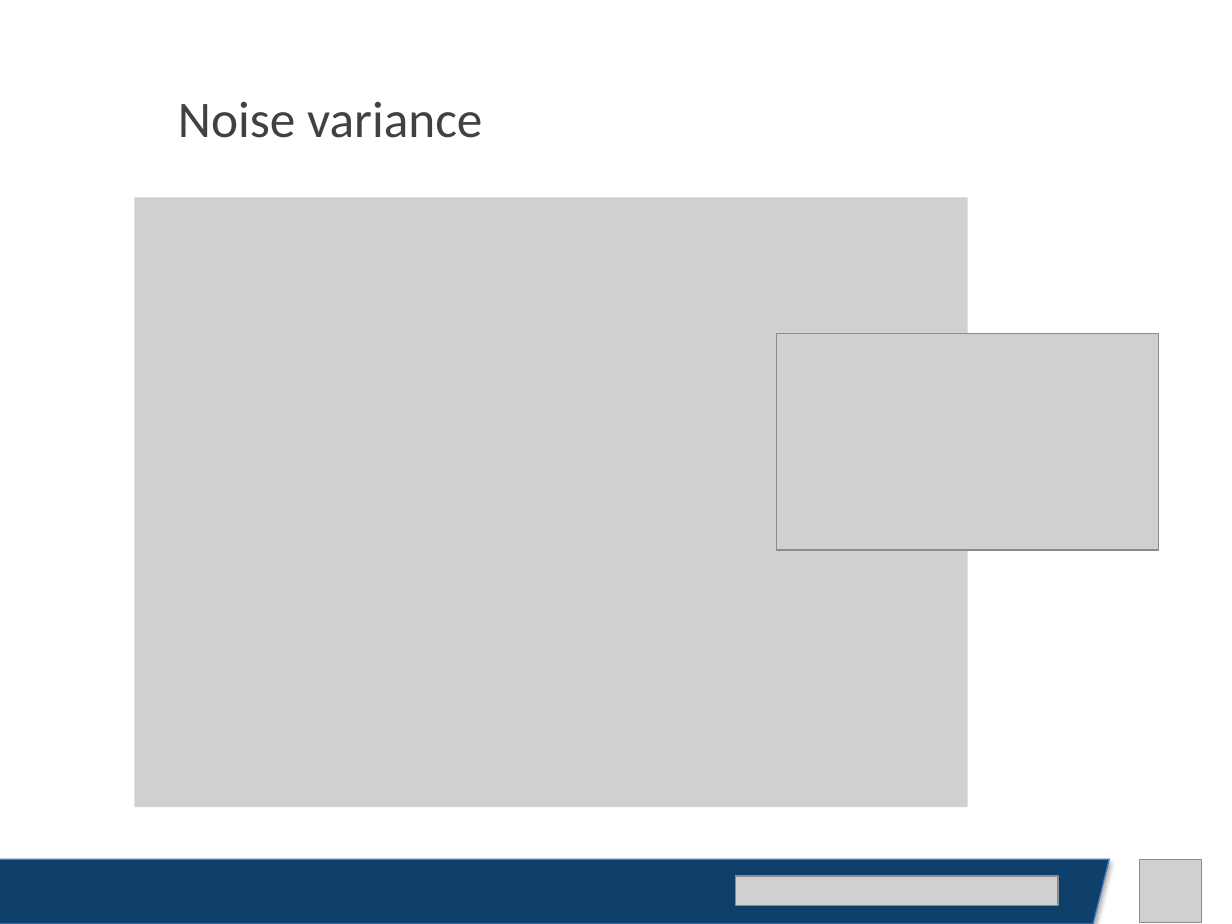
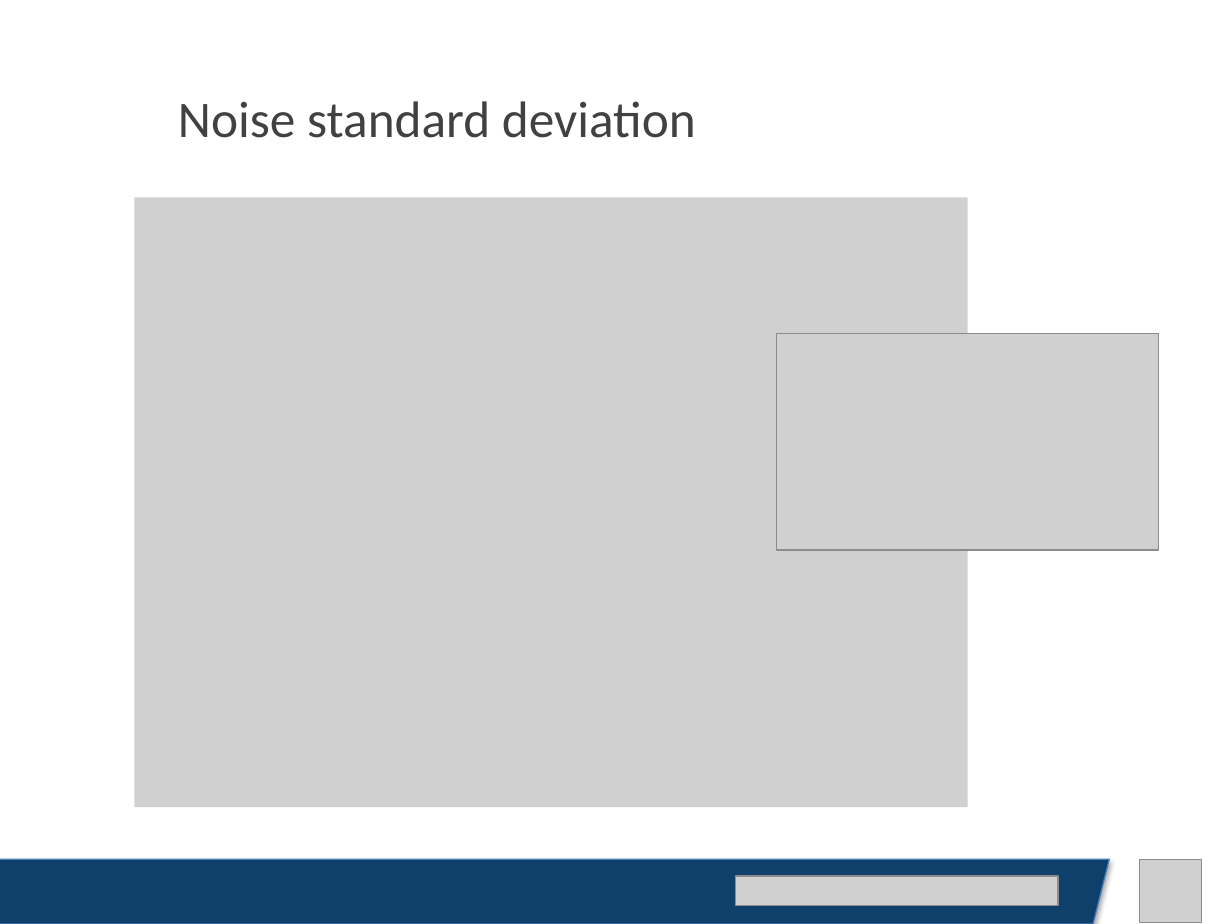
Before and after one commit to alessiaguida/Bathymetry, a slide deck: slide 21 of slides/presentazione 14-05-19.pptx. Drawn at 1232x924 pixels with LibreOffice and Linux fonts; fonts in the diff are those of the drawing; grey boxes stand for pictures. Boxes give left, top, right and bottom in pixels: in the first picture for what was removed or moved away, otherwise in the second. Text is boxed around its words. In the diff, an @@ line names an element or a change of style, - is before the commit and + after.

Commit message:
Correzione presentazione

```diff
--- a/slides/presentazione 14-05-19.pptx
+++ b/slides/presentazione 14-05-19.pptx
@@ text at bbox=[178, 101, 696, 138]: text changed @@
-Noise variance
+Noise standard deviation
```
